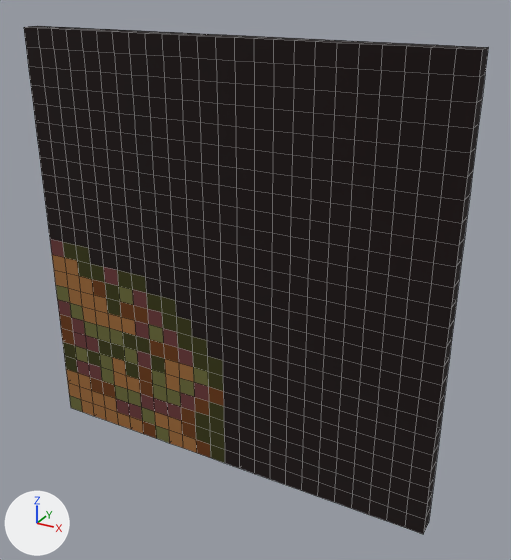
One commit to the OBJ model WindingTale2/Assets/Resources/Shapes/Shapes_24/Shape_24_6.obj: the scene before it, then after it.
The view is the same before and after, from a 50 mm camera at (1.81, -3.01, 1.48) aimed at (0.14, 0.01, -0.03). Lighting does not change. The marker at lower left points along +X, +Y and +Z. The first picture is the older version. Mesh edges are drawn as thin lines. Where no turn or scale is listed for an object, it has been applied to the vertices. Vertices at exactly the same position are counted once.

In view in the first picture: 'Shape_24_6'.
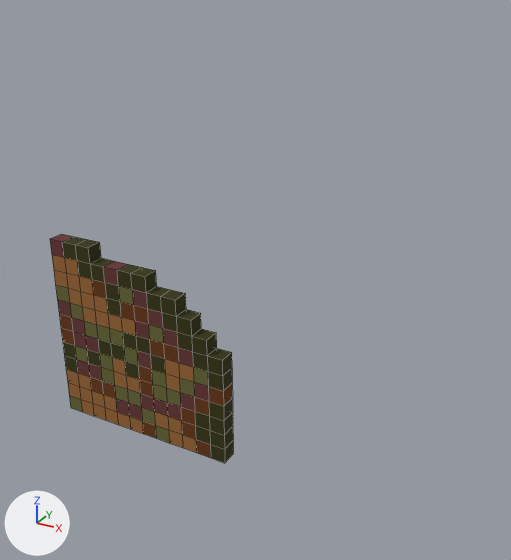
Changed parts and their boxes (x1, y1, x2, y2) in the pictures (511 x 560 px):
'Shape_24_6', reshaped (61% narrower, 55% shorter): before (24, 26, 489, 534); after (50, 234, 233, 463)
part 1 of me_shape_24_6, deleted: before (24, 26, 489, 534)

The change, as a diff of the scene's bpy script:
```diff
--- a/WindingTale2/Assets/Resources/Shapes/Shapes_24/Shape_24_6.obj.py
+++ b/WindingTale2/Assets/Resources/Shapes/Shapes_24/Shape_24_6.obj.py
@@ me_shape_24_6 @@
 # used by ob_shape_24_6; location = (0.0, 0.0, 0.0)
-me_shape_24_6.from_pydata(...)  # 1250 vertices, 1248 faces; spans x -1.2..1.2, y -0.1..0.0, z -1.2..1.2
+me_shape_24_6.from_pydata(...)  # 298 vertices, 296 faces; spans x -1.2..0.0, y -0.1..0.0, z -1.2..0.0
+# me_shape_24_6 part 1: 952 vertices removed from x -1.2..1.2, y -0.1..0.0, z -1.2..1.2
 me_shape_24_6.materials.append(mat_palette)
```
